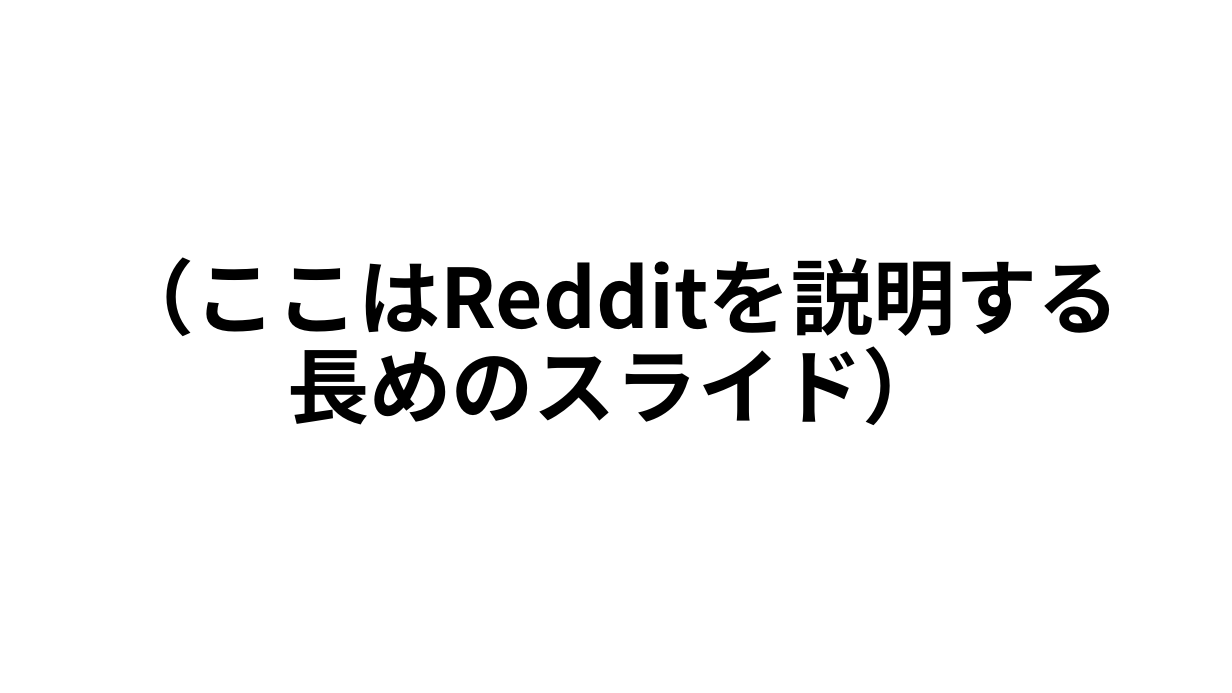
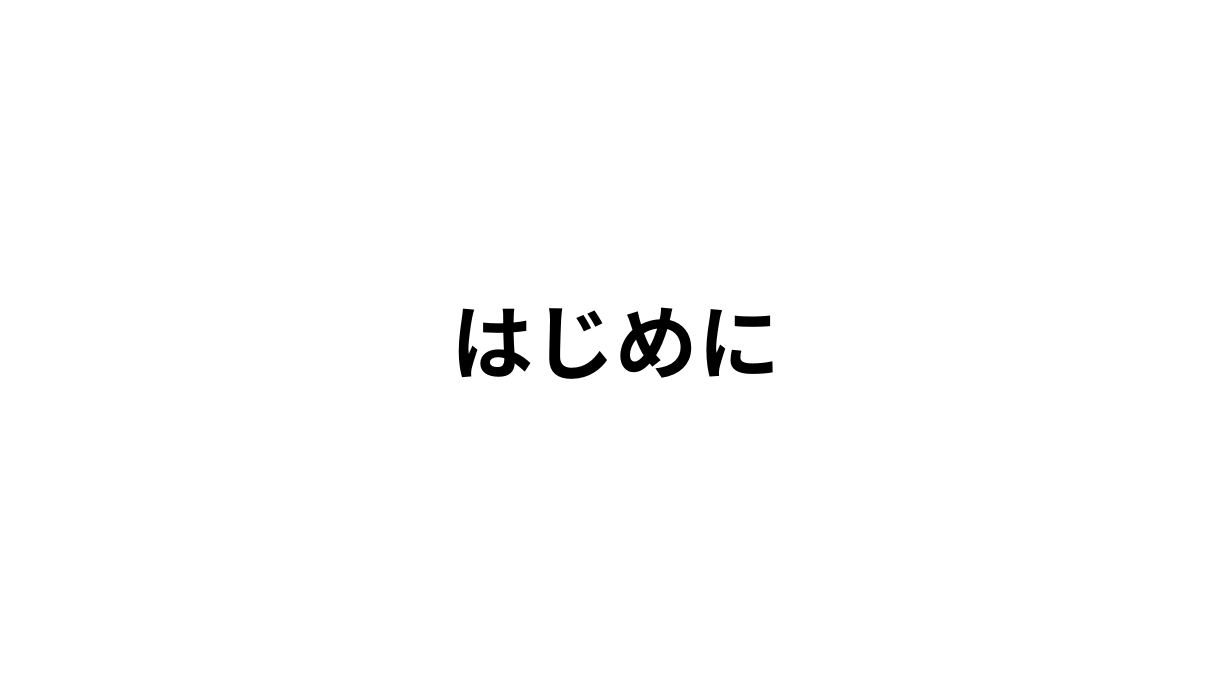
Before and after one commit to hystking/vvtv-presentation, a slide deck: slide 8 of base.pptx (slide 11 before the commit). Drawn at 1232x693 pixels with LibreOffice and Linux fonts; fonts in the diff are those of the drawing. Boxes give left, top, right and bottom in pixels: in the first picture for what was removed or moved away, otherwise in the second. Text is boxed around its words. In the diff, an @@ line names an element or a change of style, - is before the commit and + after.

```diff
--- a/base.pptx
+++ b/base.pptx
@@ title at [452,307,780,379]: text changed @@
-（ここはRedditを説明する
-長めのスライド）
+はじめに
```
Also in this commit, not shown: 11 other slides changed, 46 slides added, 4 slides removed, 9 other files.
